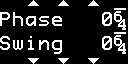
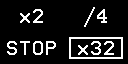
Layered file, before and after one edit (128x64). Changes by layer:
showed group "Main Menu" (5 layers) over [7, 7, 123, 59]
renamed "ONCE" to "STOP", painted on it over [7, 41, 56, 55]
hid group "Channel Detail Page 2" (8 layers) over [0, 0, 126, 64]
